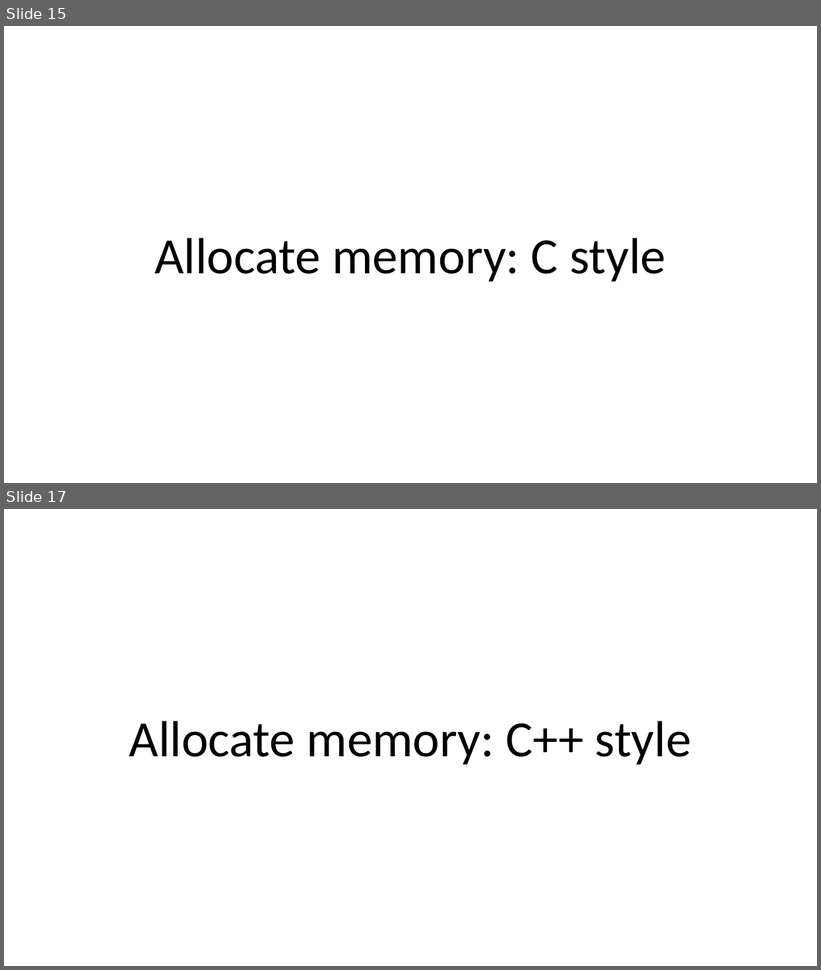
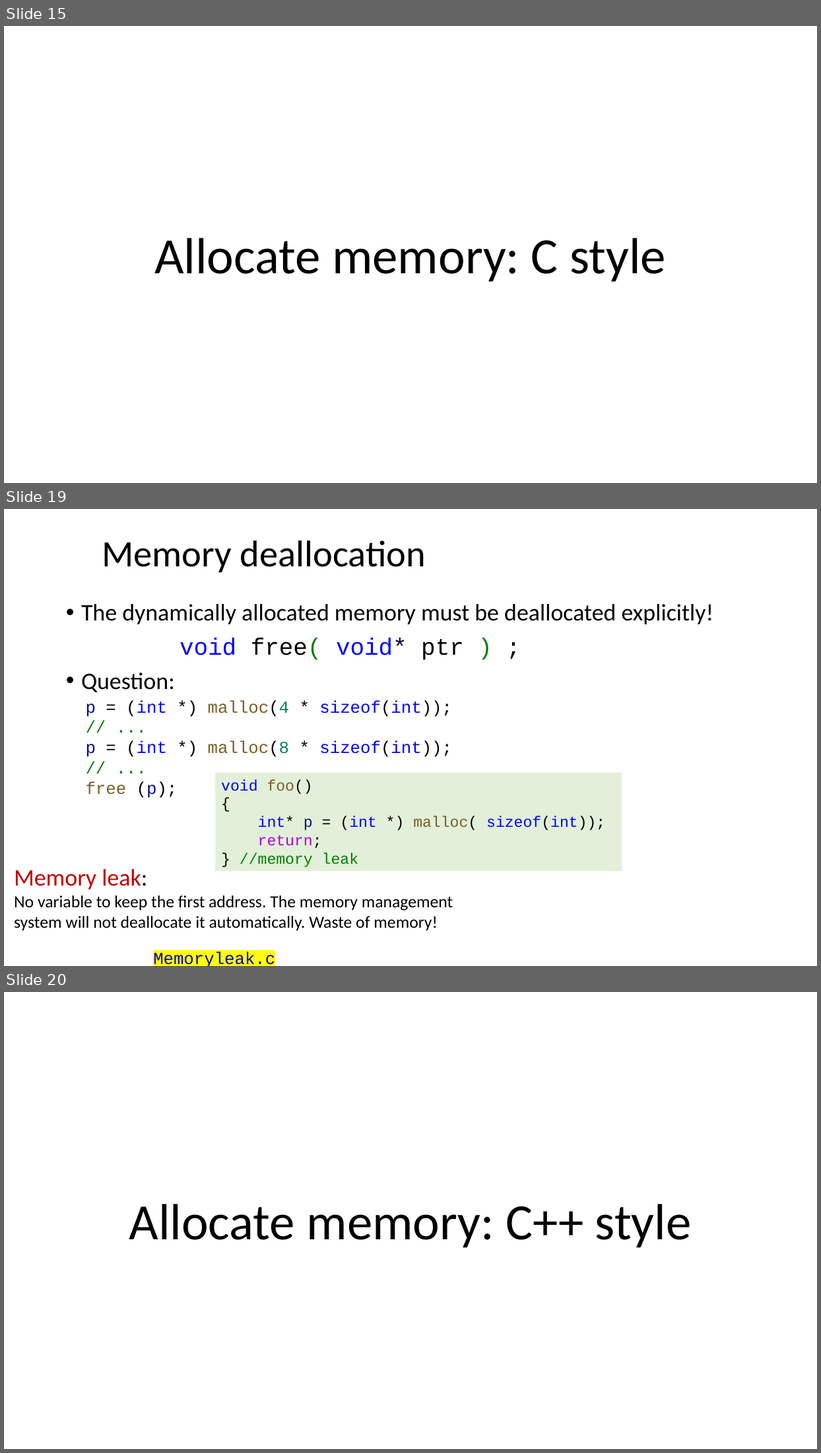
Before and after one commit to dayekuaipao/CPPLearning, a slide deck: week05/Lecture05.pptx. Shown one above the other, each under a label of ours: slides 15 and 17 before the commit, slides 15, 19 and 20 after it; the slides between them are not shown. The pictures are 821x970 and 821x1453 pixels, drawn with LibreOffice and Linux fonts; fonts in the diff are those of the drawing; background and template pictures are left out. Boxes give left, top, right and bottom in pixels: in the first picture for what was removed or moved away, otherwise in the second. Text is boxed around its words. In the diff, an @@ line names an element or a change of style, - is before the commit and + after.

```diff
--- a/week05/Lecture05.pptx
+++ b/week05/Lecture05.pptx
@@ slide 19 added at [4, 509, 817, 966], background #FFFFFF @@
@@ title added at [102, 540, 426, 572], 44 pt, text #000000 @@
+Memory deallocation
@@ text added at [81, 604, 714, 692], 28 pt, text #000000 @@
+• The dynamically allocated memory must be deallocated explicitly!
+void free( void* ptr ) ;
+• Question:
@@ text added at [86, 700, 452, 798], 20 pt, text #0000FF @@
+p = (int *) malloc(4 * sizeof(int));
+// ...
+p = (int *) malloc(8 * sizeof(int));
+// ...
+free (p);
@@ rectangle added at [215, 772, 622, 871], fill #E2F0D9, 18 pt, text #0000FF @@
+void foo()
+{
+int* p = (int *) malloc( sizeof(int));
+return;
+} //memory leak
@@ text added at [14, 853, 453, 931], 20 pt, text #000000 @@
+Memory leak:
+No variable to keep the first address. The memory management system will not deallocate it automatically. Waste of memory!
@@ text added at [153, 952, 275, 966], 20 pt, text #0000CC @@
+Memoryleak.c
@@ what was slide 17 is now slide 20 @@
```
Also in this commit, not shown: 2 slides changed, 6 other slides added, 2 slides removed, 3 other files.
